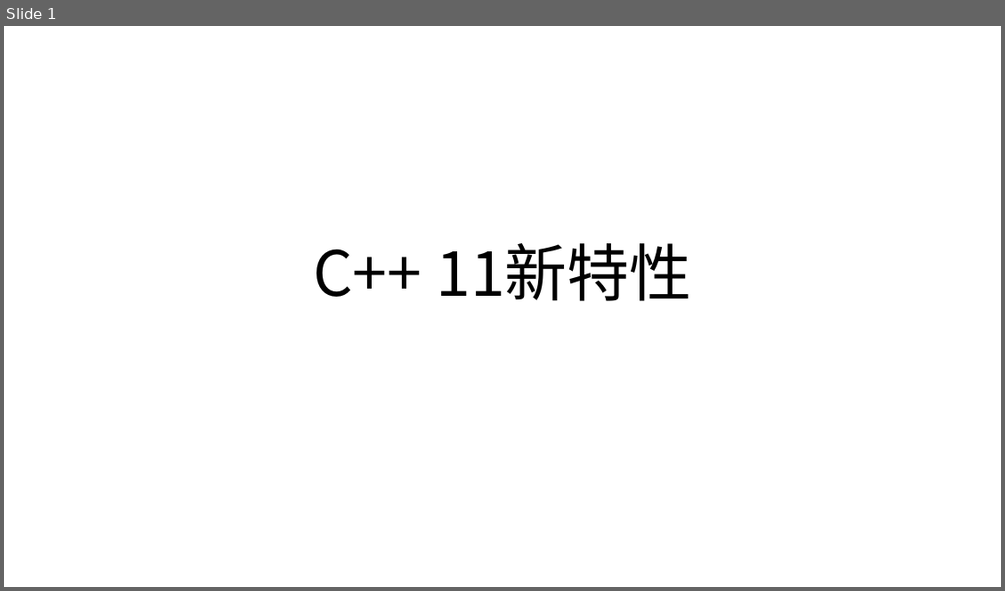
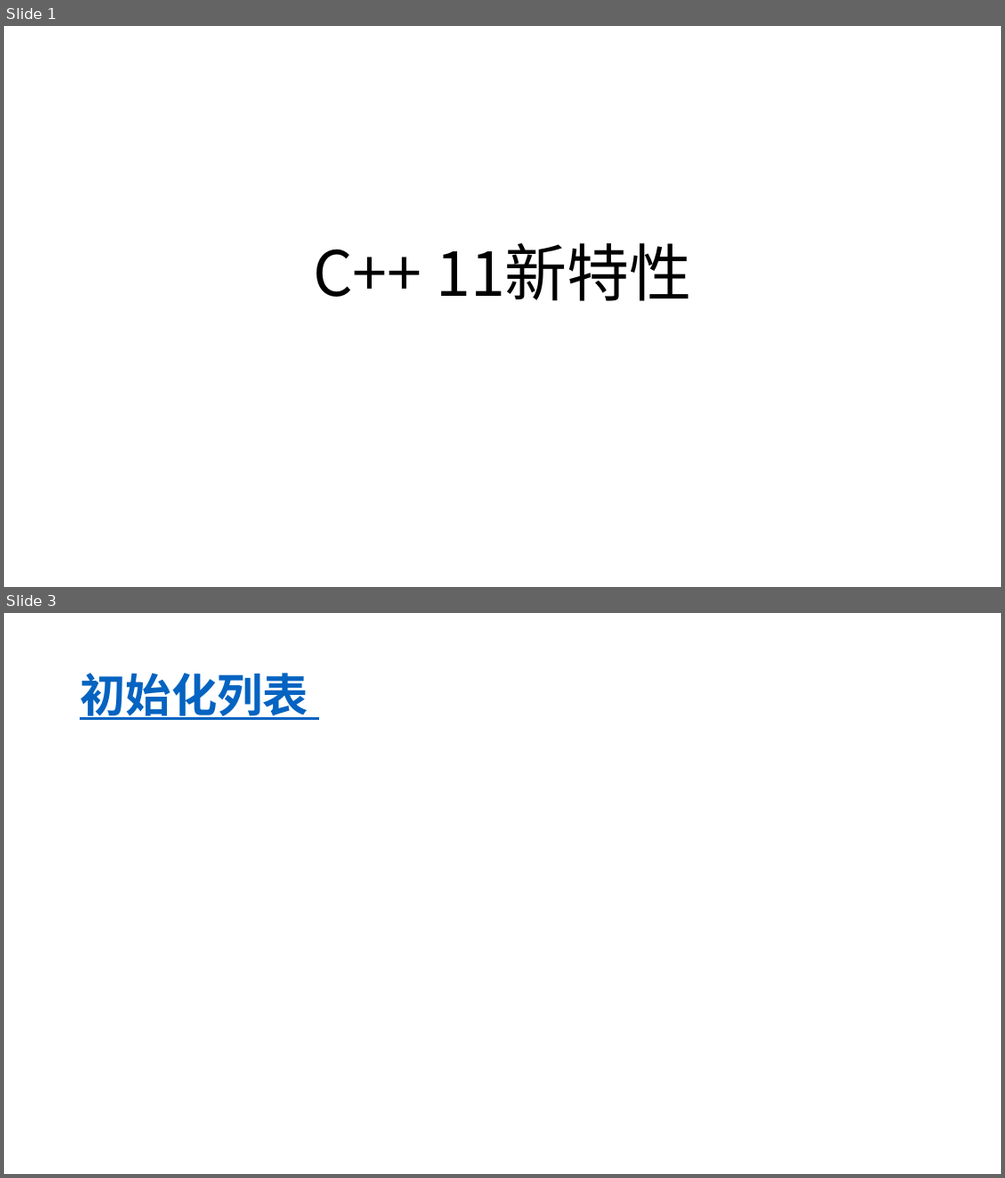
Before and after one commit to Mr-WangJin/cpp11, a slide deck: c++11.pptx. Shown one above the other, each under a label of ours: slide 1 before the commit, slides 1 and 3 after it; the slides between them are not shown. The pictures are 1005x591 and 1005x1178 pixels, drawn with LibreOffice and Linux fonts; fonts in the diff are those of the drawing. Boxes give left, top, right and bottom in pixels: in the first picture for what was removed or moved away, otherwise in the second. Text is boxed around its words. In the diff, an @@ line names an element or a change of style, - is before the commit and + after.

```diff
--- a/c++11.pptx
+++ b/c++11.pptx
@@ slide 3 added at [4, 613, 1001, 1174], background #FFFFFF @@
@@ title added at [80, 673, 308, 720], 44 pt, text #0563C1, bold, underline @@
+初始化列表
```
Also in this commit, not shown: 1 other slide added, 1 slide removed, 8 other files.
